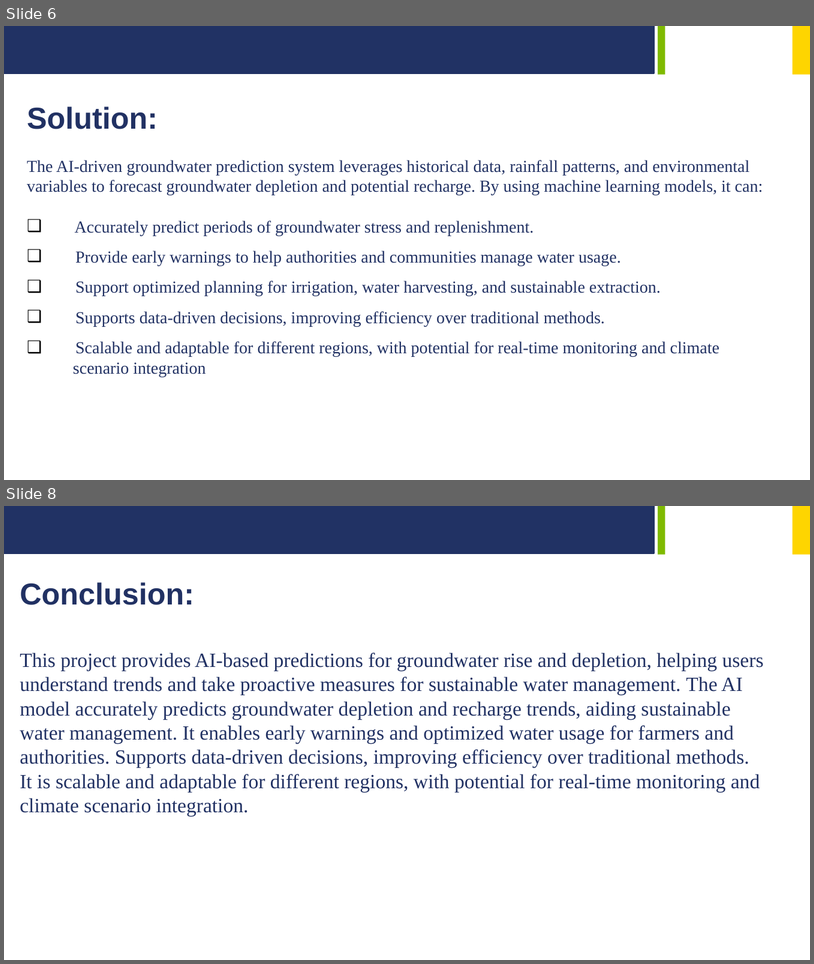
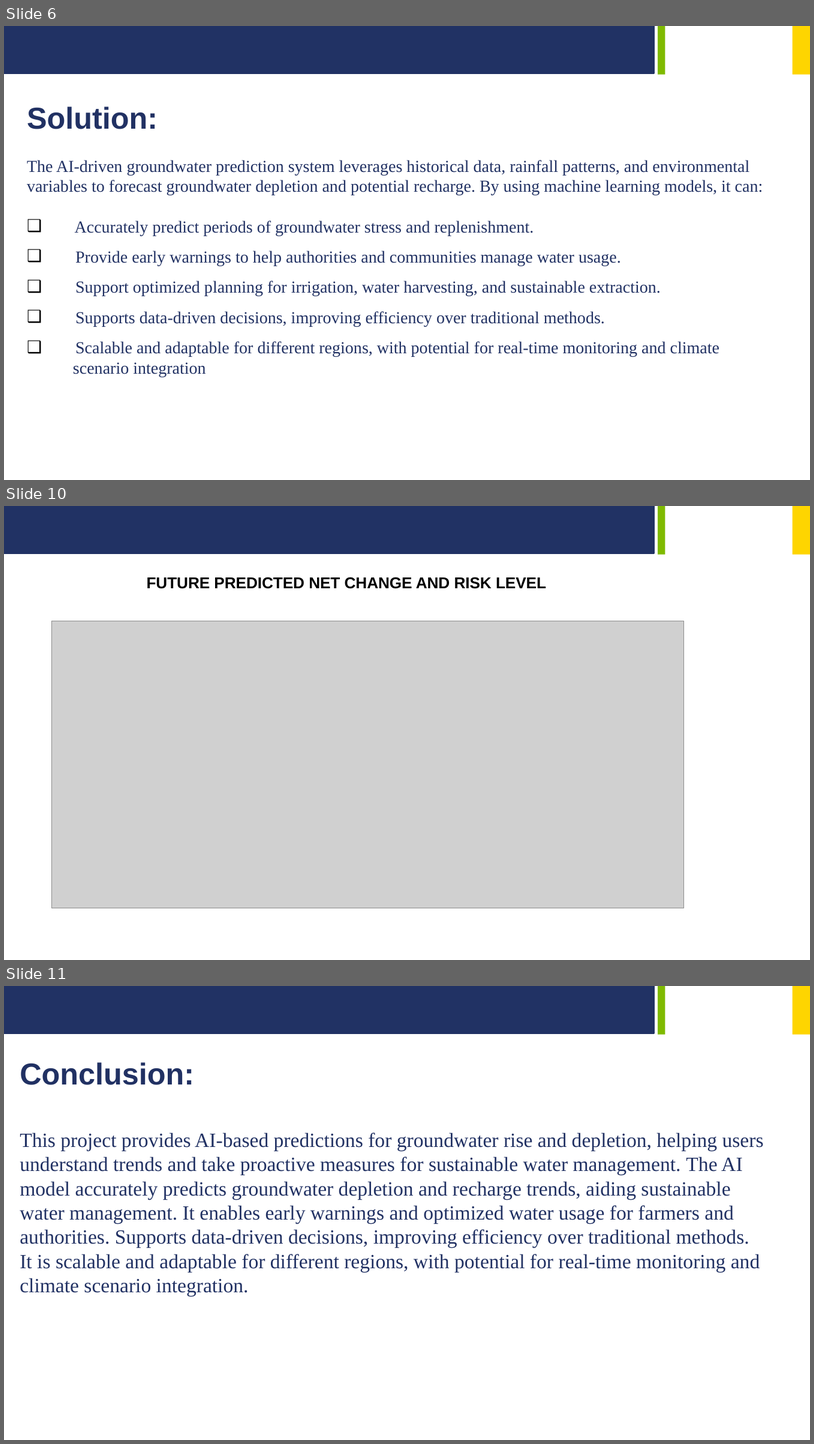
Before and after one commit to priyakumari-hub/groundwater-depletion-recharge-, a slide deck: Priya groundwater ppt.pptx. Shown one above the other, each under a label of ours: slides 6 and 8 before the commit, slides 6, 10 and 11 after it; the slides between them are not shown. The pictures are 814x964 and 814x1444 pixels, drawn with LibreOffice and Linux fonts; fonts in the diff are those of the drawing; grey boxes stand for pictures; background and template pictures are left out. Boxes give left, top, right and bottom in pixels: in the first picture for what was removed or moved away, otherwise in the second. Text is boxed around its words. In the diff, an @@ line names an element or a change of style, - is before the commit and + after.

Commit message:
ppt modified

```diff
--- a/Priya groundwater ppt.pptx
+++ b/Priya groundwater ppt.pptx
@@ slide 10 added at [4,506,810,960], background #FFFFFF; not listed: 3 template elements that a slide beside it also shows @@
@@ text added at [147,577,546,589], 18.7 pt, text #000000, bold @@
+FUTURE PREDICTED NET CHANGE AND RISK LEVEL
@@ picture added at [52,621,684,907] @@
@@ what was slide 8 is now slide 11 @@
```
Also in this commit, not shown: 1 slide changed, 3 other slides added, 1 other file.
